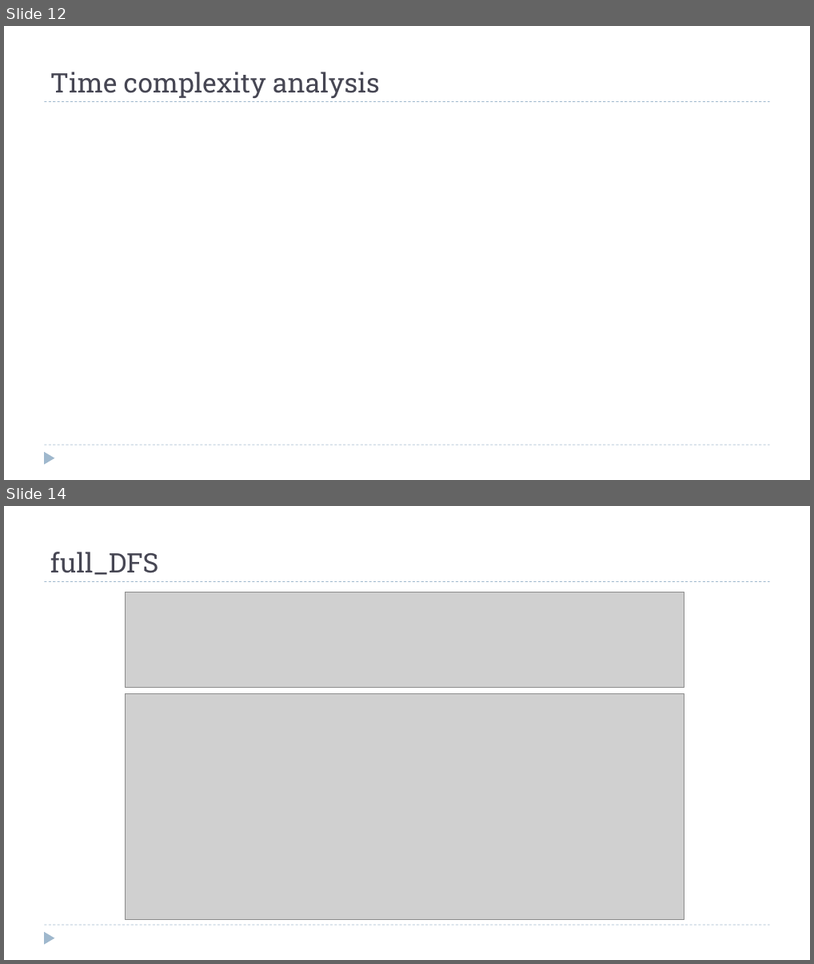
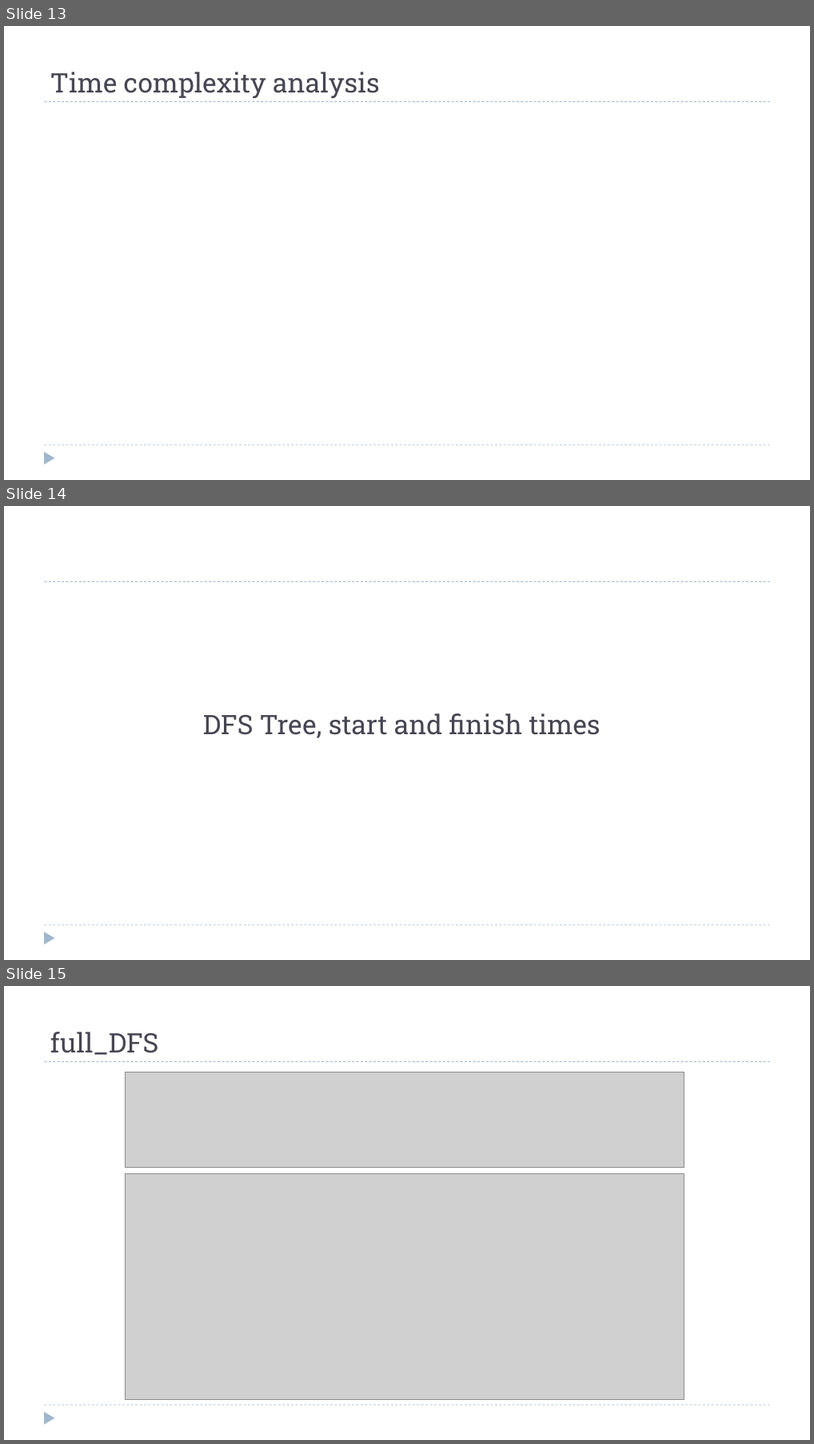
Before and after one commit to dsc-courses/dsc40b-2025-wi, a slide deck: materials/lectures/13-dfs/slides.pptx. Shown one above the other, each under a label of ours: slides 12 and 14 before the commit, slides 13, 14 and 15 after it; the slides between them are not shown. The pictures are 814x964 and 814x1444 pixels, drawn with LibreOffice and Linux fonts; fonts in the diff are those of the drawing; grey boxes stand for pictures. Boxes give left, top, right and bottom in pixels: in the first picture for what was removed or moved away, otherwise in the second. Text is boxed around its words. In the diff, an @@ line names an element or a change of style, - is before the commit and + after.

```diff
--- a/materials/lectures/13-dfs/slides.pptx
+++ b/materials/lectures/13-dfs/slides.pptx
@@ slide 14 added at bbox=[4, 506, 810, 960], background #FFFFFF; not listed: 3 template elements that a slide beside it also shows @@
@@ title added at bbox=[203, 713, 601, 738], 32 pt, text #464653 @@
+DFS Tree, start and finish times
@@ what was slide 12 is now slide 13 @@
@@ what was slide 14 is now slide 15 @@
```
Also in this commit, not shown: 6 slides changed, 19 other slides added, 20 other files.
